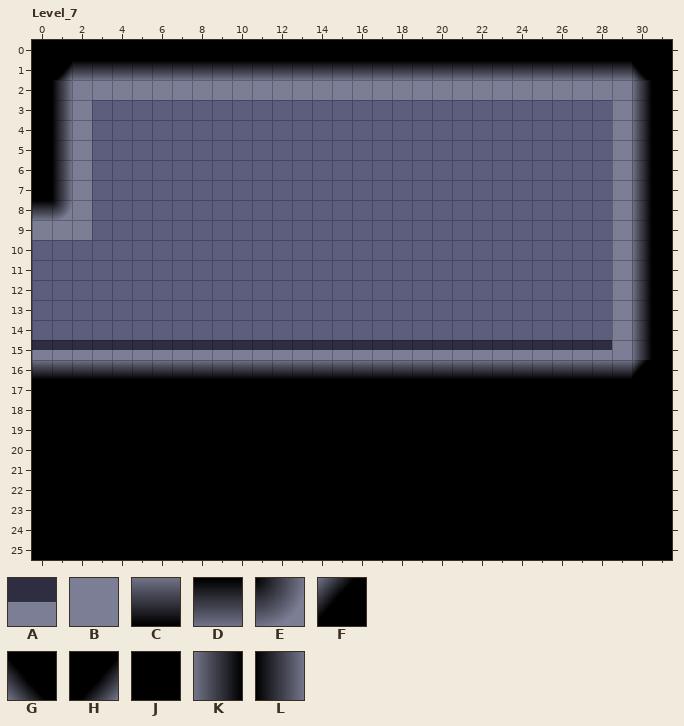
Two states of a LDtk project, Darkrise/Assets/Levels/startLevel.ldtk. Above: the version before the commit.
Cells are 60x60 px. Shown: Level_7 x 0..31, y 0..25. The commit also changed other parts of the map, which this record leaves out.
Key: from "DarkriseTilemapV3": A 0, B 2, C 20, D 20 flipped up-down, E 22 turned 180, F 42, G 42 flipped up-down, H 42 turned 180, J 44, K 54, L 54 flipped left-right.
_ is an empty cell.
Layer "Tiles" before, first column x 0:
 0 JJJJJJJJJJJJJJJJJJJJJJJJJJJJJJJJ
 1 JHDDDDDDDDDDDDDDDDDDDDDDDDDDDDGJ
 2 JLBBBBBBBBBBBBBBBBBBBBBBBBBBBBKJ
 3 JLB__________________________BKJ
 4 JLB__________________________BKJ
 5 JLB__________________________BKJ
 6 JLB__________________________BKJ
 7 JLB__________________________BKJ
 8 DEB__________________________BKJ
 9 BBB__________________________BKJ
10 _____________________________BKJ
11 _____________________________BKJ
12 _____________________________BKJ
13 _____________________________BKJ
14 _____________________________BKJ
15 AAAAAAAAAAAAAAAAAAAAAAAAAAAAABKJ
16 CCCCCCCCCCCCCCCCCCCCCCCCCCCCCCFJ
17 JJJJJJJJJJJJJJJJJJJJJJJJJJJJJJJJ
18 JJJJJJJJJJJJJJJJJJJJJJJJJJJJJJJJ
19 JJJJJJJJJJJJJJJJJJJJJJJJJJJJJJJJ
20 JJJJJJJJJJJJJJJJJJJJJJJJJJJJJJJJ
21 JJJJJJJJJJJJJJJJJJJJJJJJJJJJJJJJ
22 JJJJJJJJJJJJJJJJJJJJJJJJJJJJJJJJ
23 JJJJJJJJJJJJJJJJJJJJJJJJJJJJJJJJ
24 JJJJJJJJJJJJJJJJJJJJJJJJJJJJJJJJ
25 JJJJJJJJJJJJJJJJJJJJJJJJJJJJJJJJ
After the commit:
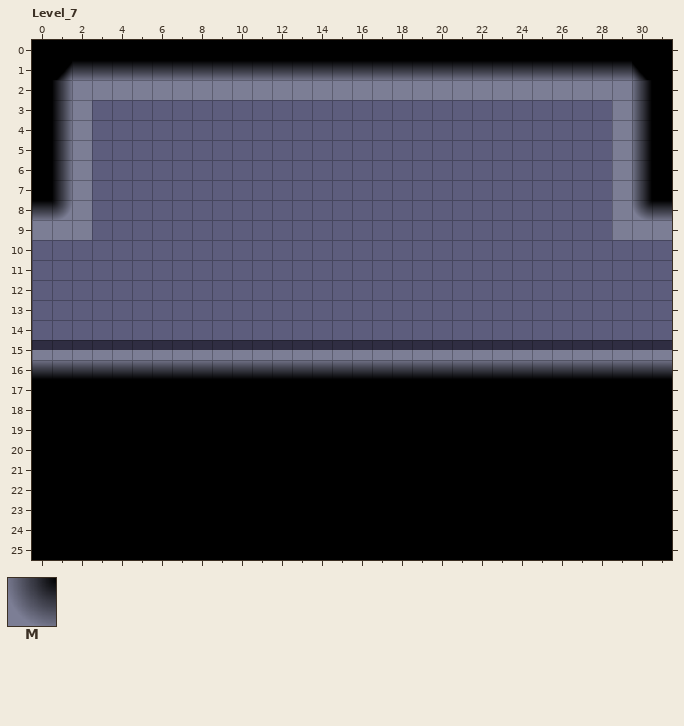
Further tiles: from "DarkriseTilemapV3": M 22 flipped up-down.
From old to new:
Layer "Tiles":
y 8: x 30..31 KJ -> MD
y 9: x 30..31 KJ -> BB
y 10..14: x 29..31 BKJ -> ___
y 15: x 29..31 BKJ -> AAA
y 16: x 30..31 FJ -> CC
